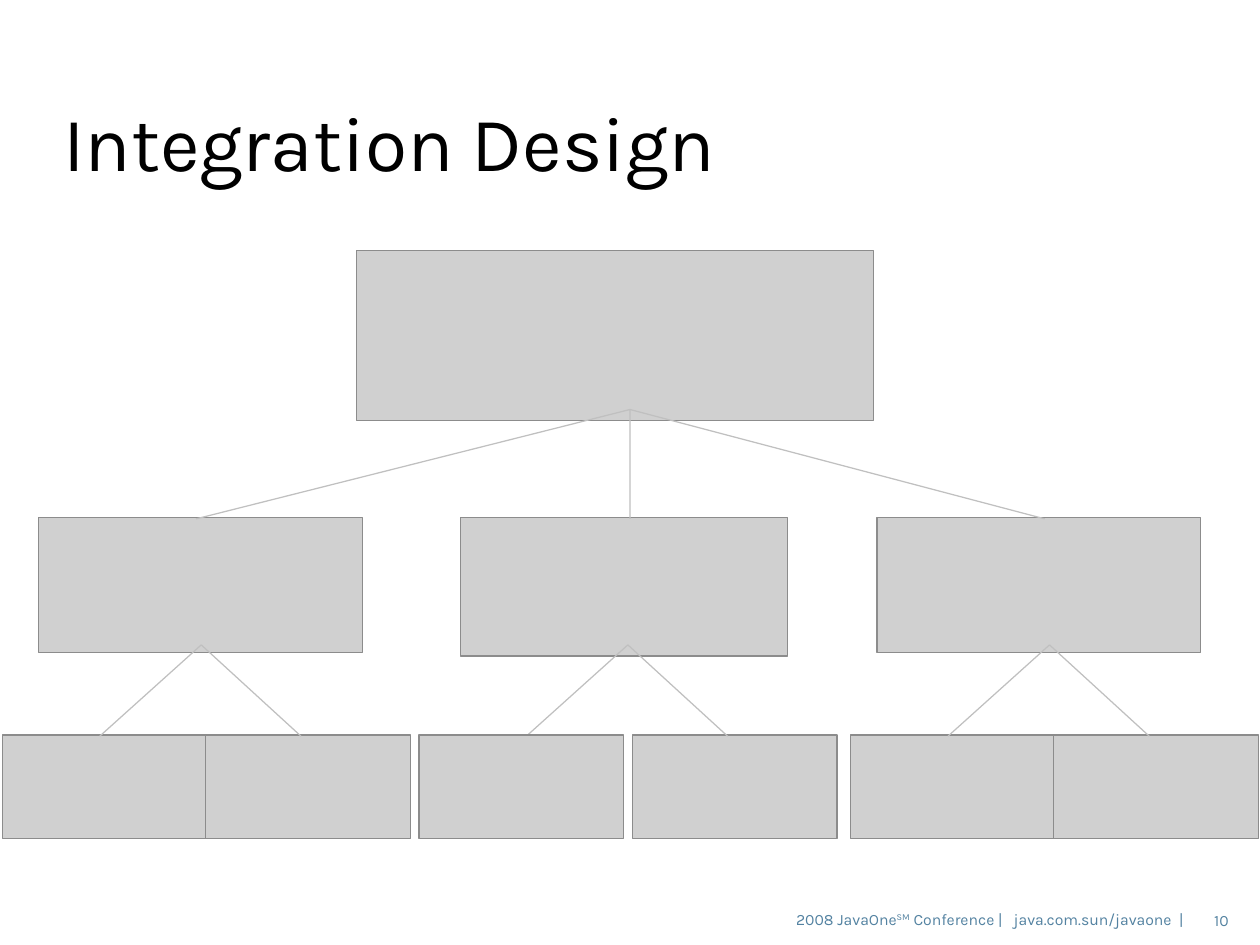
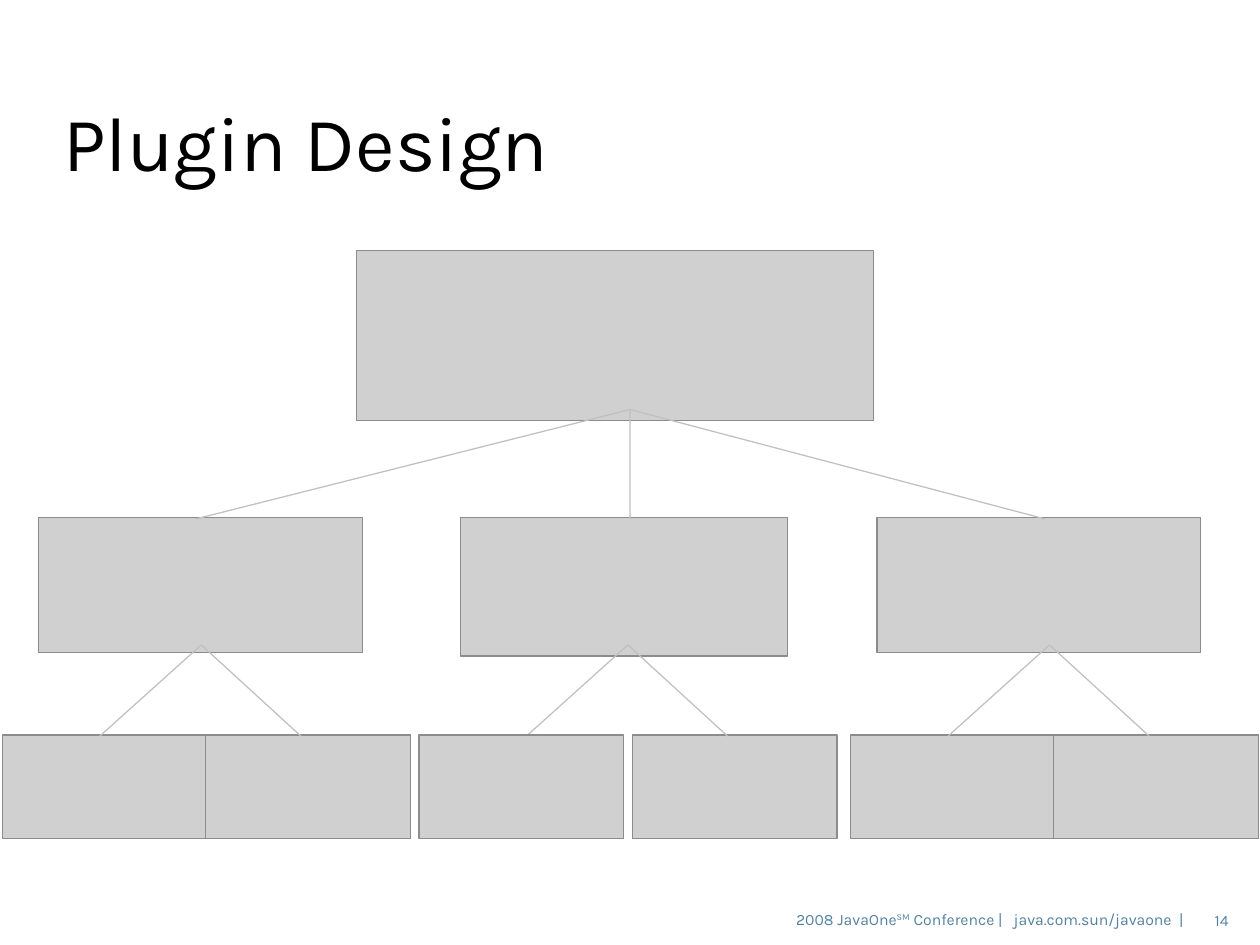
Before and after one commit to javaee/glassfish, a slide deck: slide 14 of v3/admingui/j1plugin/gfplugin/4520_gfplugin.odp (slide 10 before the commit). Drawn at 1260x945 pixels with LibreOffice and Linux fonts; fonts in the diff are those of the drawing; grey boxes stand for pictures; background and template pictures are left out. Boxes give left, top, right and bottom in pixels: in the first picture for what was removed or moved away, otherwise in the second. Text is boxed around its words. In the diff, an @@ line names an element or a change of style, - is before the commit and + after.

```diff
--- a/v3/admingui/j1plugin/gfplugin/4520_gfplugin.odp
+++ b/v3/admingui/j1plugin/gfplugin/4520_gfplugin.odp
@@ title at [63, 118, 549, 189]: text changed @@
-Integration Design
+Plugin Design
@@ page number at [1215, 916, 1229, 926]: text changed @@
-10
+14
```
Also in this commit, not shown: 17 other slides changed, 1 slide removed.
